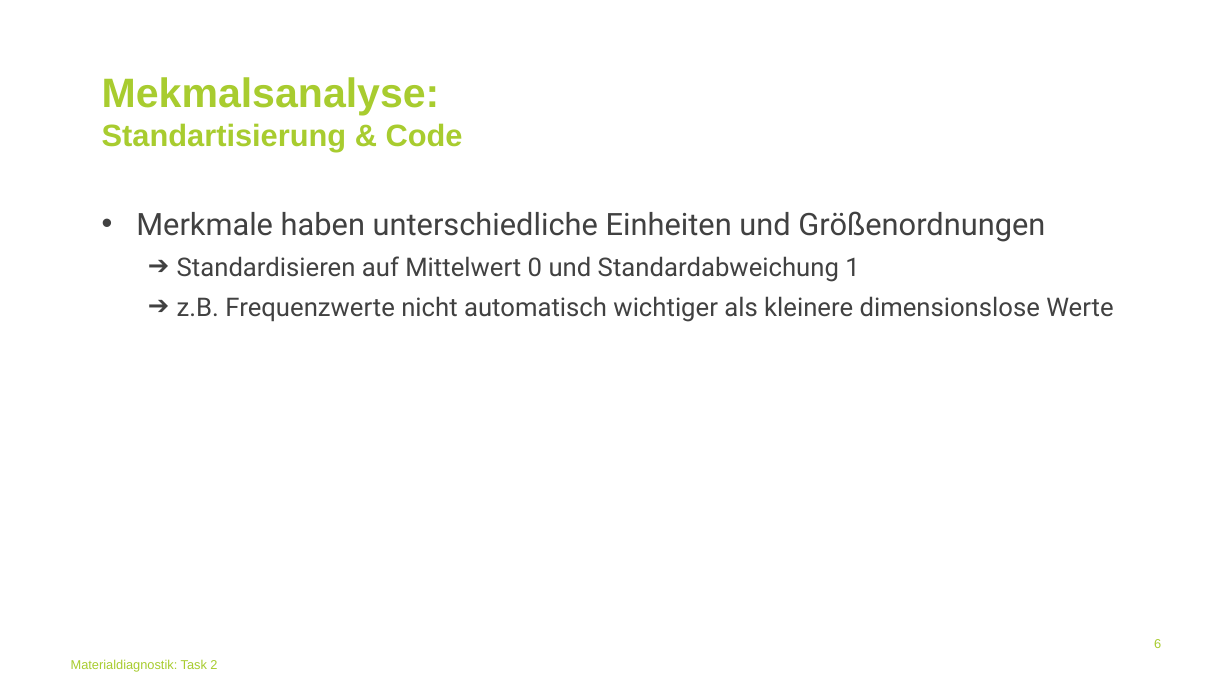
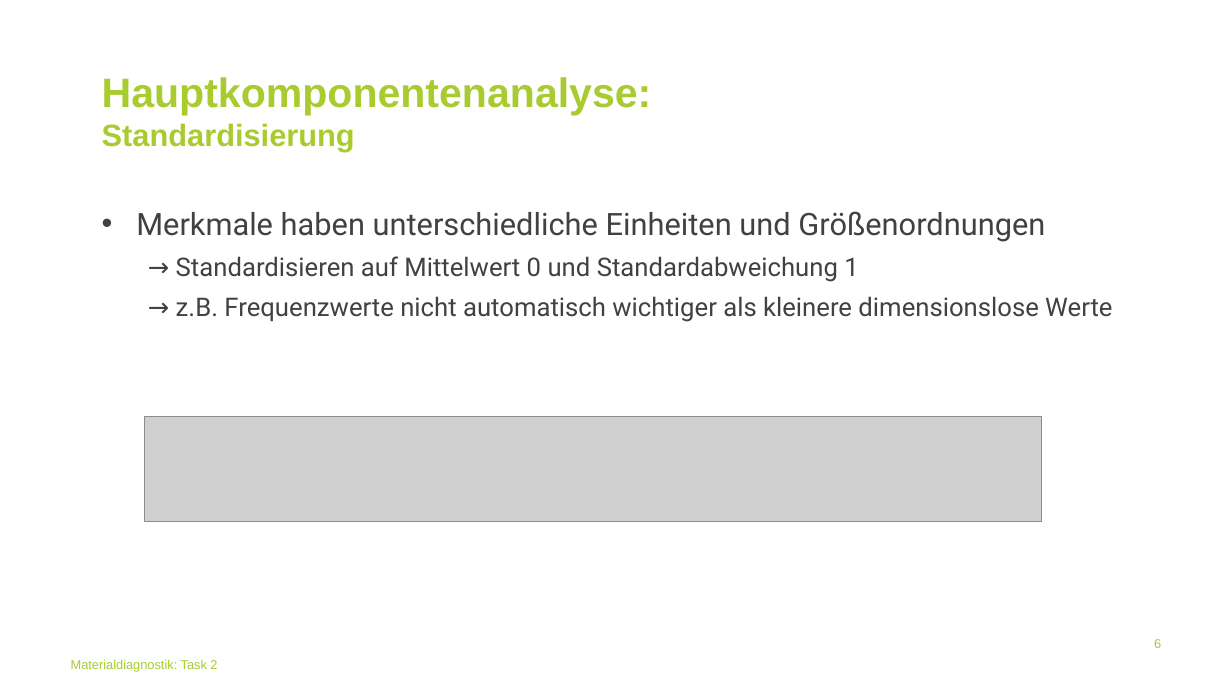
Before and after one commit to BGielczynski/AI_diagnostics, a slide deck: slide 6 of Task_2/Task2Powerpoint.pptx. Drawn at 1232x693 pixels with LibreOffice and Linux fonts; fonts in the diff are those of the drawing; grey boxes stand for pictures; background and template pictures are left out. Boxes give left, top, right and bottom in pixels: in the first picture for what was removed or moved away, otherwise in the second. Text is boxed around its words. In the diff, an @@ line names an element or a change of style, - is before the commit and + after.

Commit message:
pptx updated

```diff
--- a/Task_2/Task2Powerpoint.pptx
+++ b/Task_2/Task2Powerpoint.pptx
@@ title at box(102, 77, 652, 151): text changed; size 24 to 32 pt @@
-Mekmalsanalyse:
-Standartisierung & Code
+Hauptkomponentenanalyse:
+Standardisierung
@@ text at box(176, 256, 1112, 322): text changed @@
-  ➔ Standardisieren auf Mittelwert 0 und Standardabweichung 1
-  ➔ z.B. Frequenzwerte nicht automatisch wichtiger als kleinere dimensionslose Werte
+  → Standardisieren auf Mittelwert 0 und Standardabweichung 1
+  → z.B. Frequenzwerte nicht automatisch wichtiger als kleinere dimensionslose Werte
@@ picture added at box(144, 417, 1043, 522) @@
```
Also in this commit, not shown: 4 other slides changed, 12 slides added, 4 slides removed.
